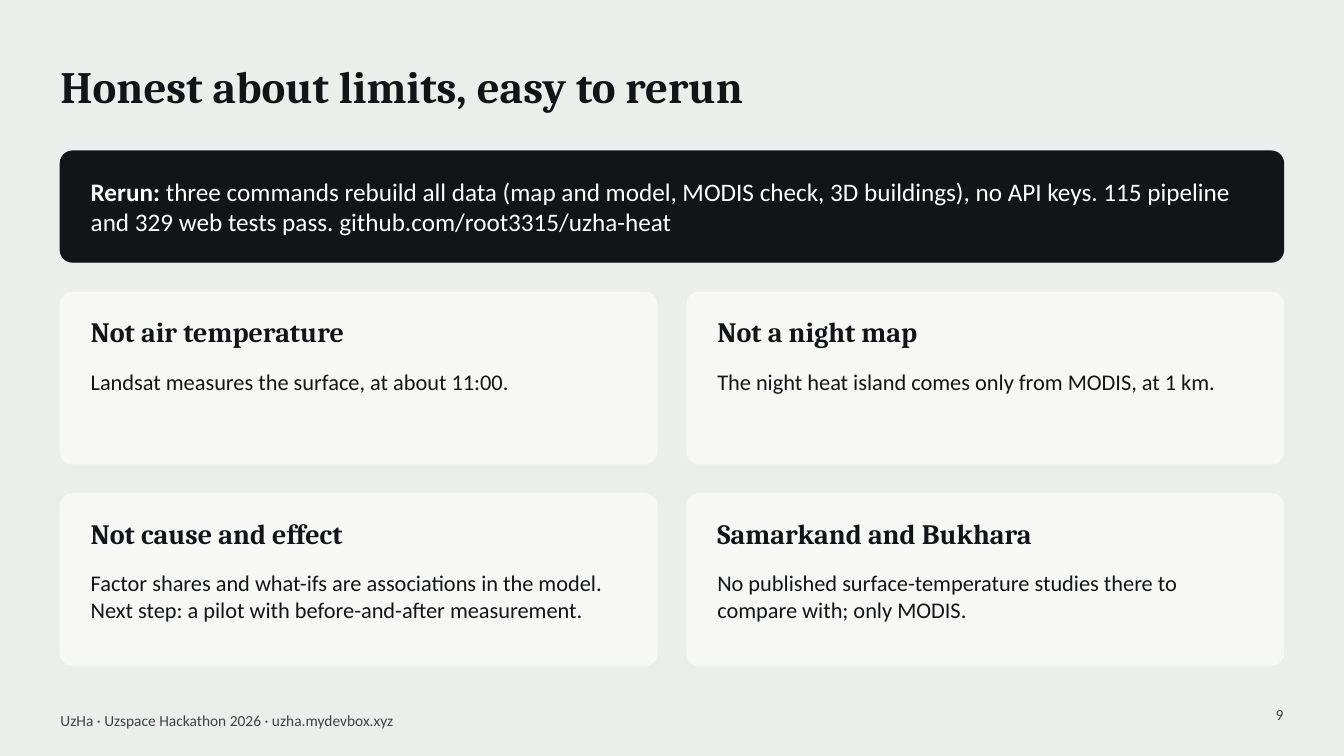
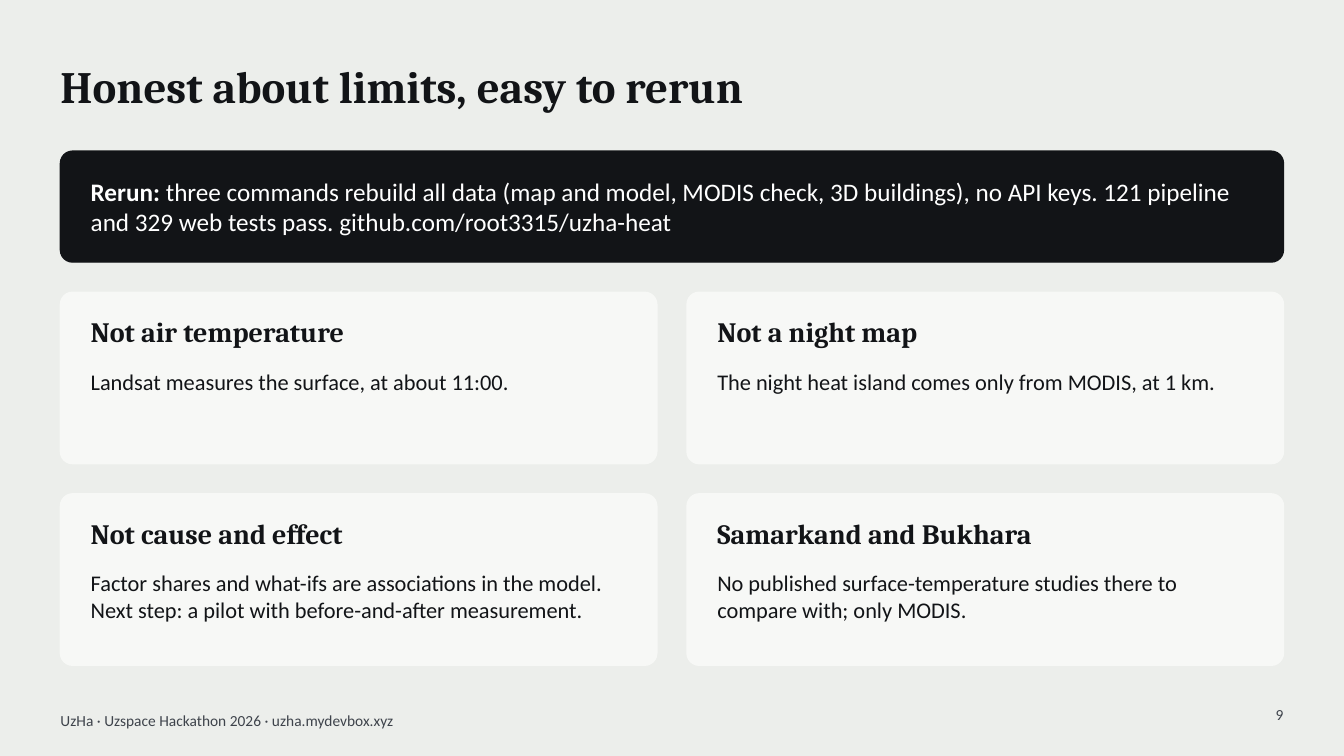
Before and after one commit to root3315/uzha-heat, a slide deck: slide 9 of docs/uzha-pitch-en.pptx. Drawn at 1344x756 pixels with LibreOffice and Linux fonts; fonts in the diff are those of the drawing. Boxes give left, top, right and bottom in pixels: in the first picture for what was removed or moved away, otherwise in the second. Text is boxed around its words. In the diff, an @@ line names an element or a change of style, - is before the commit and + after.

Commit message:
fix(pipeline): keep the city when an optional step fails (#112)
Closes #111

```diff
--- a/docs/uzha-pitch-en.pptx
+++ b/docs/uzha-pitch-en.pptx
@@ text at (91, 183, 1229, 236): text changed @@
-Rerun: three commands rebuild all data (map and model, MODIS check, 3D buildings), no API keys. 115 pipeline and 329 web tests pass. github.com/root3315/uzha-heat
+Rerun: three commands rebuild all data (map and model, MODIS check, 3D buildings), no API keys. 121 pipeline and 329 web tests pass. github.com/root3315/uzha-heat
```
Also in this commit, not shown: 11 other files.
